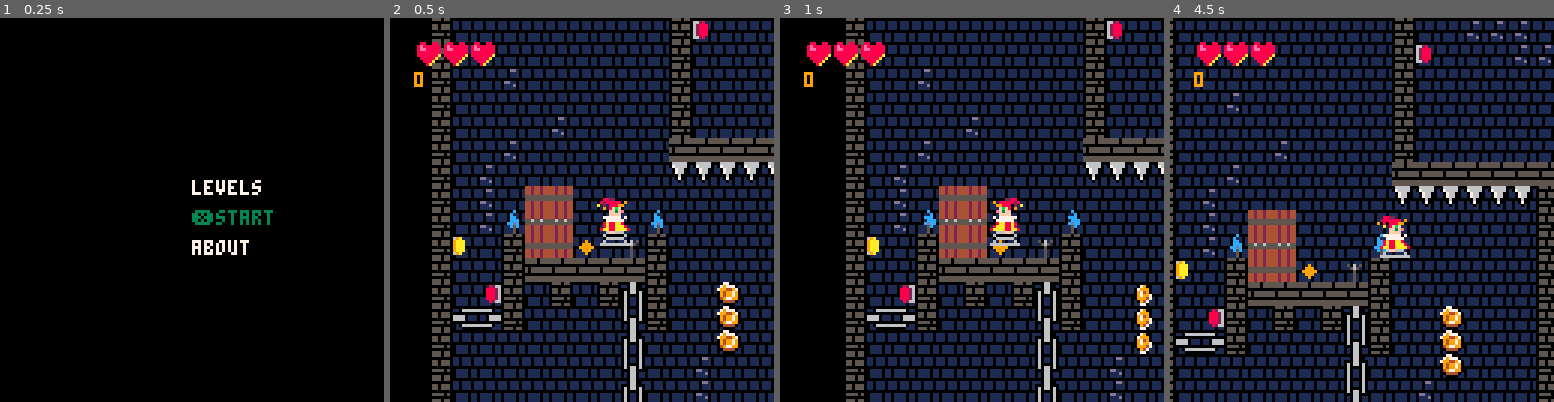
Above: before the commit, frames 1-4 (left to right).
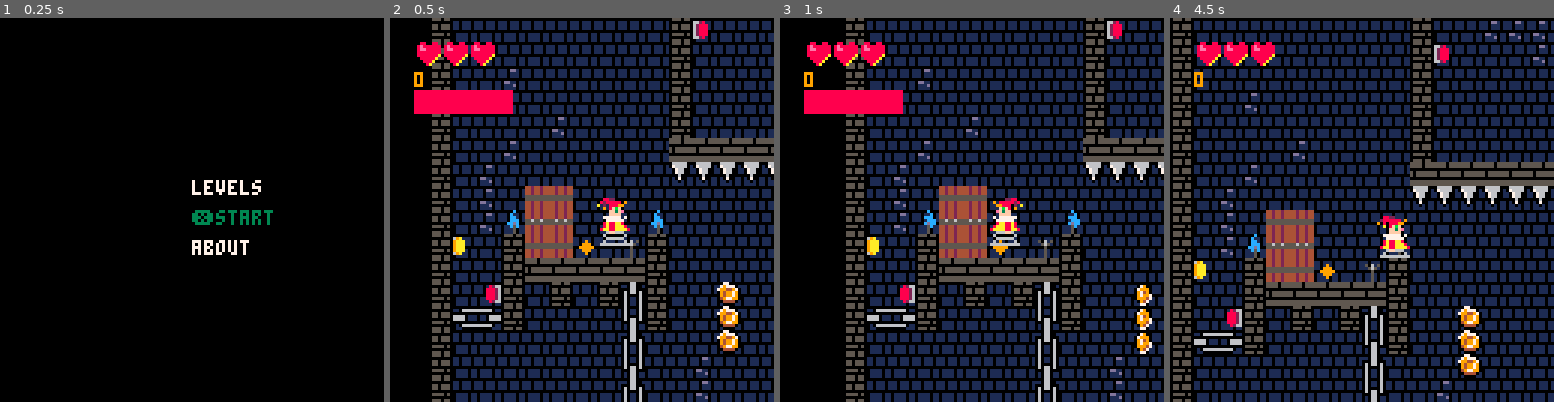
Above: after the commit, the same moments.

Repository: scorp66/pico
Game: PICO-8 cartridge m_low_g.p8
Two runs of this game, one before a commit and one after it. Both use one fixed random seed, a clock stepped at 60 frames per second and the inputs below.
Inputs:
- Up to frame 1 (0.25 s): no input
- Up to frame 2 (0.5 s): tap X (X key) at 0.33 s
- Up to frame 3 (1 s): no input
- Up to frame 4 (4.5 s): tap X (X key) at 1.07, 1.85, 2.97, 4.08 s; hold Right 1.6-2.1 s; hold Up 2.15-2.42 s; hold Right 2.47-3.03 s; hold Left 3.08-3.58 s; hold Down 3.63-3.97 s; hold Right from 4.02 s (still down)

Frame 1 is identical in both runs. In frame 2, 1.6% of the frame differs, in the area x 6-33%, y 18-25%; in frame 3, 1.6%; in frame 4, 47%, in the area x 0-100%, y 0-100%.

Commit message:
+ merge new level with dashLimit

Diff:
--- a/m_low_g.p8
+++ b/m_low_g.p8
@@ -21,6 +21,7 @@
 movement.x = hero.x
 movement.y = hero.y
 dash = 0
+dash_sg = 20
 levels=
 {
  "64x47 81 68x80 , 81 68x5 66 67 68x4 66 67 68x20 81 68x12 81 68x80 , 81 68x2 65x3 82 83 65x3 68 82 83 68x2 65 68x17 81 …(1792 unchanged characters)…
@@ -181,6 +182,9 @@
 function game_update()
 key_control()
 my_time+=1
+if dash_sg < 20 then
+ dash_sg += 0.5
+end
 
 check_dt_arr()
 if #dash_tail_arr != 0 then
@@ -443,8 +447,11 @@
 if ((btn(➡️) and hero.sx > 0) or
  (btn(⬅️) and hero.sx < 0))and
  not hero.is_crouch then
-dash = d_timer < 10 and 4 or 1
+dash = d_timer < dash_sg and 4 or 1
 d_timer += 1
+if dash_sg > 0 then
+ dash_sg -= 2
+end
 else
 d_timer = 0
 end
@@ -1200,6 +1207,7 @@
 draw_dash_tail()
 _draw_enemy(enemy_arr)
 _draw_boss(boss_arr)
+draw_strength()
 end
 
 function _draw_enemy(arr)
@@ -1443,6 +1451,14 @@
    end
   end
 
+ end
+end
+
+function draw_strength()
+ local length = dash_sg/4
+ for i = 0,length do
+  spr(32, hero.x-56 + i*5,
+                   hero.y-40)
  end
 end
 __gfx__
--- a/m_low_g_hard_edition.p8
+++ b/m_low_g_hard_edition.p8
@@ -21,6 +21,7 @@
 movement.x = hero.x
 movement.y = hero.y
 dash = 0
+dash_sg = 20
 levels=
 {
  "64x47 81 68x80 , 81 68x5 66 67 68x4 66 67 68x20 81 68x12 81 68x80 , 81 68x2 65x3 82 83 65x3 68 82 83 68x2 65 68x17 81 …(1792 unchanged characters)…
@@ -181,6 +182,9 @@
 function game_update()
 key_control()
 my_time+=1
+if dash_sg < 20 then
+ dash_sg += 0.5
+end
 
 check_dt_arr()
 if #dash_tail_arr != 0 then
@@ -443,8 +447,11 @@
 if ((btn(➡️) and hero.sx > 0) or
  (btn(⬅️) and hero.sx < 0))and
  not hero.is_crouch then
-dash = d_timer < 10 and 4 or 1
+dash = d_timer < dash_sg and 4 or 1
 d_timer += 1
+if dash_sg > 0 then
+ dash_sg -= 2
+end
 else
 d_timer = 0
 end
@@ -1200,6 +1207,7 @@
 draw_dash_tail()
 _draw_enemy(enemy_arr)
 _draw_boss(boss_arr)
+draw_strength()
 end
 
 function _draw_enemy(arr)
@@ -1443,6 +1451,14 @@
    end
   end
 
+ end
+end
+
+function draw_strength()
+ local length = dash_sg/4
+ for i = 0,length do
+  spr(32, hero.x-56 + i*5,
+                   hero.y-40)
  end
 end
 __gfx__
